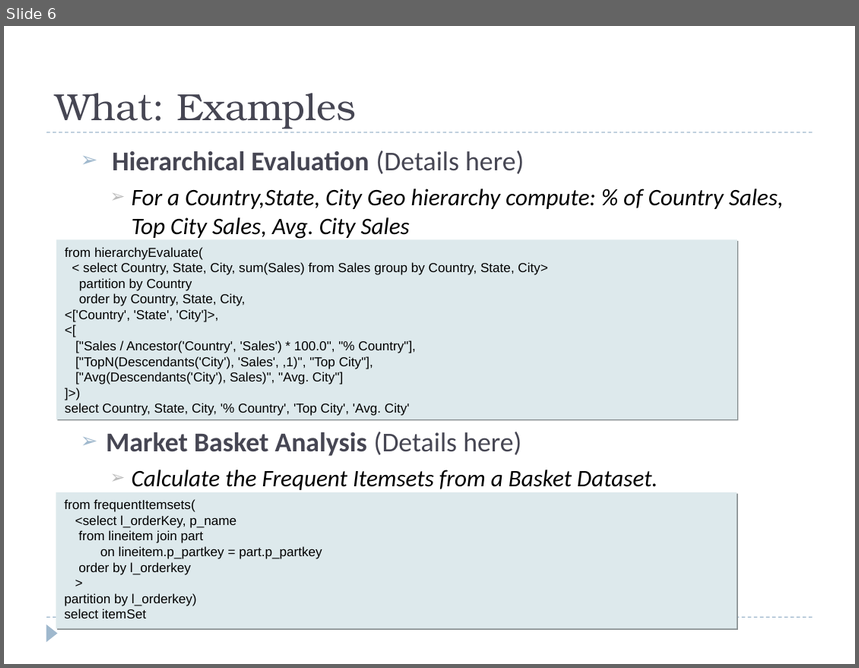
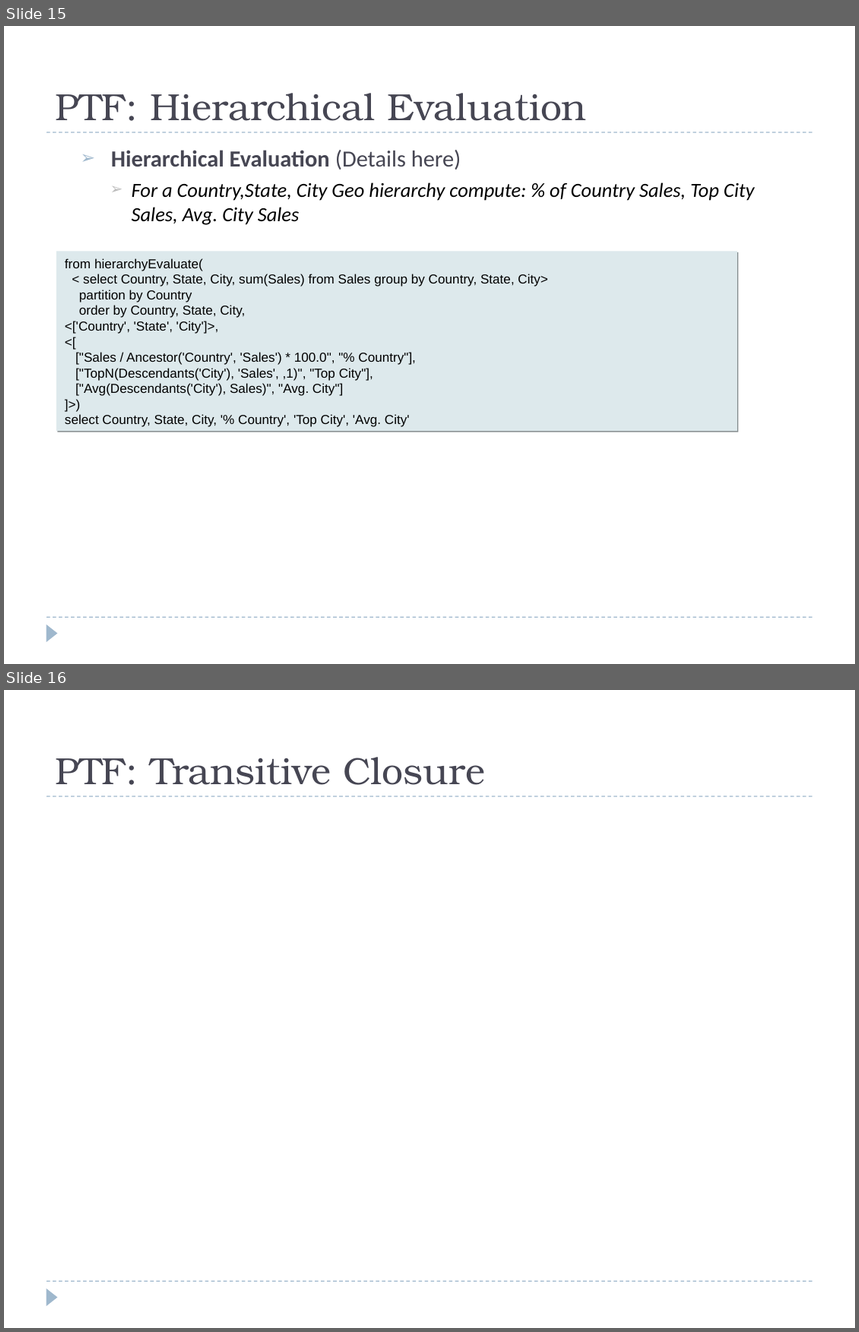
Before and after one commit to hbutani/SQLWindowing, a slide deck: docs/SQW.ppt. Shown one above the other, each under a label of ours: slide 6 before the commit, slides 15 and 16 after it. The pictures are 859x668 and 859x1332 pixels, drawn with LibreOffice and Linux fonts; fonts in the diff are those of the drawing. Boxes give left, top, right and bottom in pixels: in the first picture for what was removed or moved away, otherwise in the second. Text is boxed around its words. In the diff, an @@ line names an element or a change of style, - is before the commit and + after.

```diff
--- a/docs/SQW.ppt
+++ b/docs/SQW.ppt
@@ slide 16 added at (4, 690, 855, 1328), background #FFFFFF; not listed: 3 template elements that a slide beside it also shows @@
@@ title added at (55, 757, 485, 785), 32 pt, text #464653 @@
+PTF: Transitive Closure
@@ what was slide 6 is now slide 15 @@
@@ slide 15 changed as well @@
@@ title at (55, 93, 586, 121): text changed @@
-What: Examples
+PTF: Hierarchical Evaluation
@@ text "Hierarchical Evaluation (Details here)" at (111, 150, 755, 225): size 23 to 19.6 pt in "Hierarchical Evaluation (Details here)"; size 20 to 17 pt in "For a Country,State, City Geo hierarchy compute: ..." @@
@@ rectangle "from hierarchyEvaluate(": place and size @@
-rectangle "from hierarchyEvaluate(" at (56, 240, 737, 419)
+rectangle "from hierarchyEvaluate(" at (56, 252, 737, 431)
@@ text at (106, 432, 658, 490): paragraphs removed @@
-  ➢ Market Basket Analysis (Details here)
-    ➢ Calculate the Frequent Itemsets from a Basket Dataset.
@@ rectangle removed at (56, 493, 737, 629) @@
-from frequentItemsets(
-<select l_orderKey, p_name
-from lineitem join part
-on lineitem.p_partkey = part.p_partkey
-order by l_orderkey
->
-partition by l_orderkey)
-select itemSet
```
Also in this commit, not shown: 4 other slides changed, 12 other slides added.
